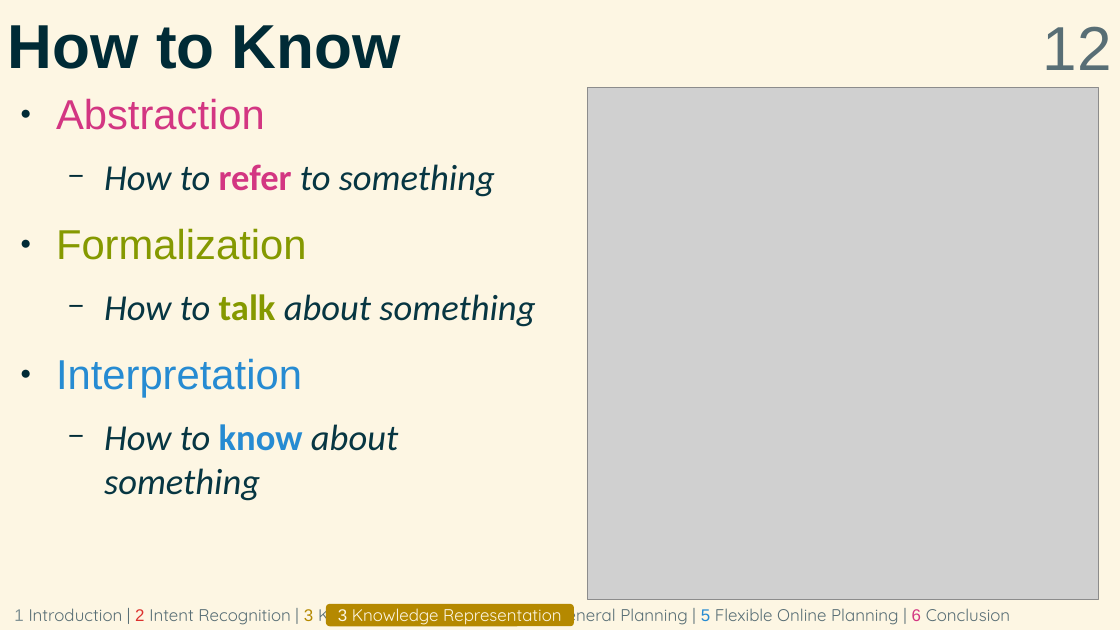
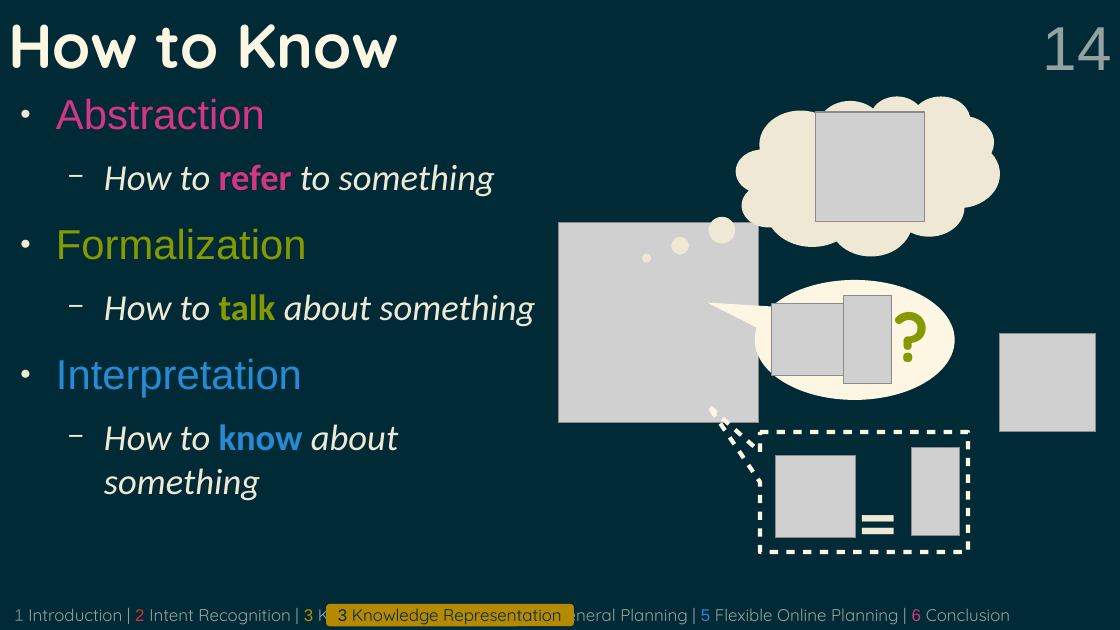
Before and after one commit to grea09/gennio, a slide deck: slide 14 of doc/defense.odp (slide 12 before the commit). Drawn at 1120x630 pixels with LibreOffice and Linux fonts; fonts in the diff are those of the drawing; grey boxes stand for pictures. Boxes give left, top, right and bottom in pixels: in the first picture for what was removed or moved away, otherwise in the second. Text is boxed around its words. In the diff, an @@ line names an element or a change of style, - is before the commit and + after.

```diff
--- a/doc/defense.odp
+++ b/doc/defense.odp
@@ background #FDF6E3 to #002B36 @@
@@ title "How to Know" at (8, 24, 399, 69): font Arial to Quicksand, text colour #002B36 to #FDF6E3 @@
@@ page number at (1043, 27, 1112, 70): text changed; text colour #586E75 to #93A1A1 @@
-12
+14
@@ text "Abstraction" at (56, 98, 535, 501): text colour #073642 to #EEE8D5 in "How to to something", "How to about something", "How to about something"; bullet colour #002B36 to #EEE8D5 @@
@@ thought cloud added at (736, 96, 1000, 255), fill #EEE8D5 @@
@@ picture added at (816, 112, 925, 222) @@
@@ picture added at (559, 223, 759, 423) @@
@@ speech bubble added at (755, 281, 955, 400), fill #FDF6E3 @@
@@ picture: place and size @@
-picture at (587, 88, 1099, 600)
+picture at (845, 296, 892, 383)
@@ text added at (884, 291, 944, 393), 48 pt, text #859900, bold @@
+?
@@ picture added at (772, 304, 845, 376) @@
@@ picture added at (1000, 334, 1096, 432) @@
@@ speech box added at (760, 432, 969, 552), outline #FDF6E3 3 pt @@
@@ picture added at (913, 448, 960, 536) @@
@@ picture added at (775, 456, 856, 539) @@
@@ text added at (849, 473, 922, 551), 48 pt, text #EEE8D5, bold @@
+=
@@ text "1 Introduction | 2 Intent ..." at (14, 603, 1010, 626): text colour #839496 to #657B83 in "1"; text colour #586E75 to #93A1A1 @@
@@ rounded rectangle "3 Knowledge Representation" at (326, 604, 574, 626): text colour #FDF6E3 to #002B36 @@
```
Also in this commit, not shown: 4 other slides changed, 3 slides added, 2 slides removed, 2 other files.
